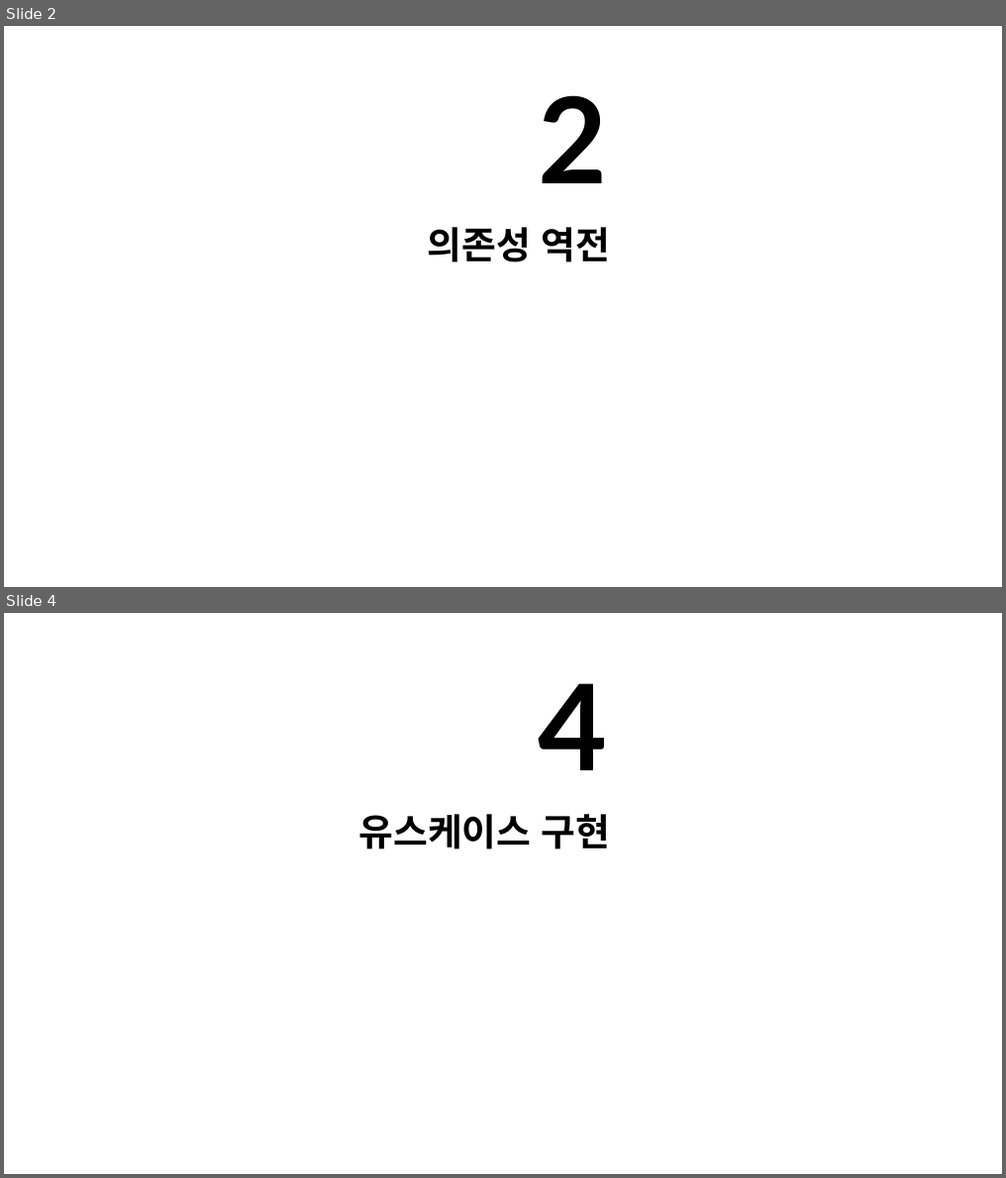
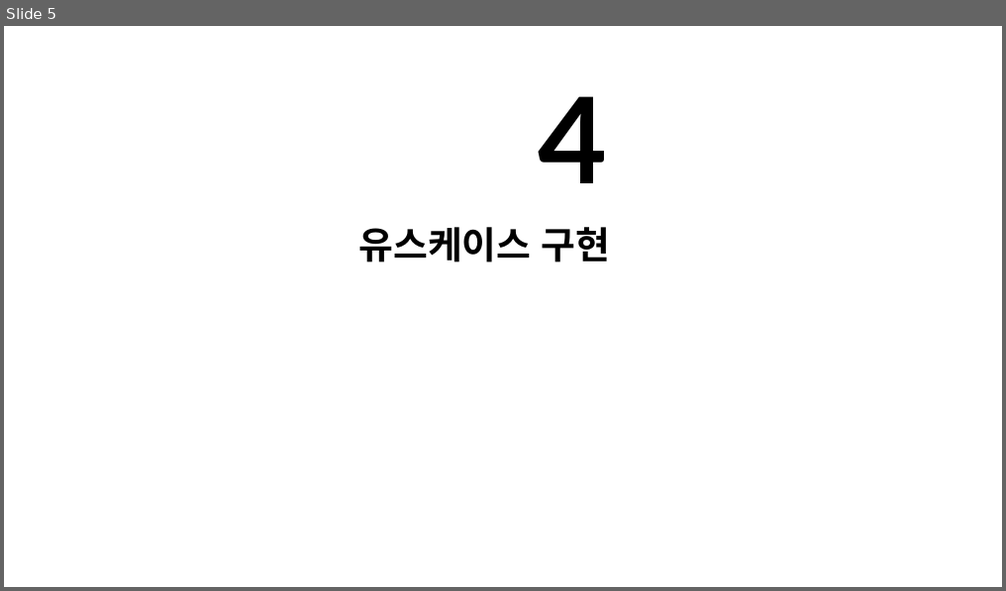
Before and after one commit to rudaks-han/book-summary, a slide deck: Get Your Hands Dirty on Clean Architecture/ref/목차.pptx. Shown one above the other, each under a label of ours: slides 2 and 4 before the commit, slide 5 after it; the slides between them are not shown. The pictures are 1006x1178 and 1006x591 pixels, drawn with LibreOffice and Linux fonts; fonts in the diff are those of the drawing. Boxes give left, top, right and bottom in pixels: in the first picture for what was removed or moved away, otherwise in the second. Text is boxed around its words. In the diff, an @@ line names an element or a change of style, - is before the commit and + after.

```diff
--- a/Get Your Hands Dirty on Clean Architecture/ref/목차.pptx
+++ b/Get Your Hands Dirty on Clean Architecture/ref/목차.pptx
@@ slide 2 removed at <box>4,26,1002,587</box>, background #FFFFFF @@
@@ text removed at <box>538,95,607,183</box> @@
-2
@@ text removed at <box>428,227,611,263</box> @@
-의존성 역전
@@ what was slide 4 is now slide 5 @@
```
Also in this commit, not shown: 4 slides added, 2 other slides removed, 2 other files.
